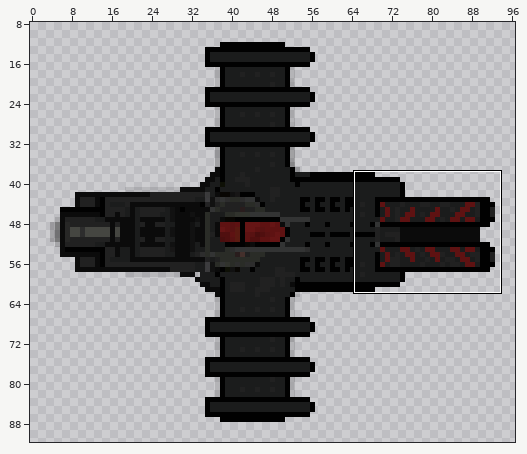
Two versions of one sprite sheet, images/R_RX_2.png. Above, an overview of the earlier version with the close-up marked.
Close-up. The starting point:
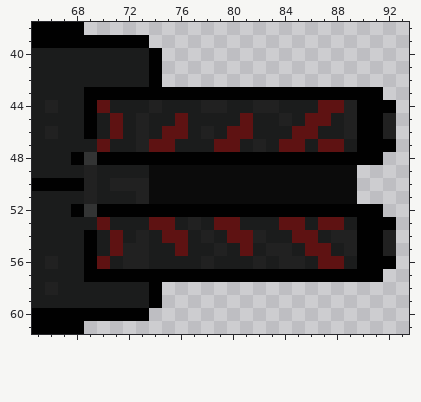
The file is 100x100 pixels. Pixels under 10% opacity are left out. Colours within 5 levels of each other are drawn and written as one. Shown: x 65..93, y 38..61. The wide view leaves out empty margins.
After:
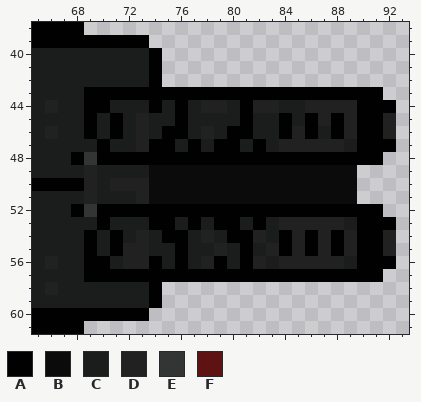
Palette (. is transparent): A #010101  B #0b0b0b  C #1b1c1c  D #212121  E #333434  F #5e1212
The exact change:
y 44: x 70 F -> A; x 74 D -> A; x 76 C -> A; x 81 C -> A; x 86..88 CFF -> DDD
y 45: x 71 F -> A; x 76 F -> A; x 81 F -> A; x 84 D -> A; x 86..88 FFC -> ADA
y 46: x 71 F -> A; x 75..76 FF -> AA; x 80..81 FF -> AA; x 84..86 CFF -> ADA; x 88 C -> A
y 47: x 70 F -> A; x 74..75 FF -> AA; x 77 C -> A; x 79..80 FF -> AA; x 82 D -> A; x 84..88 FFCFF -> DDDDD
y 53: x 70 F -> A; x 74..75 FF -> AA; x 77 D -> A; x 79..80 FF -> AA; x 82 C -> A; x 84..88 FFCFF -> DDDDD
y 54: x 71 F -> A; x 75..76 FF -> AA; x 80..81 FF -> AA; x 84..88 CFFCD -> ADADA
y 55: x 71 F -> A; x 76 F -> A; x 81 F -> A; x 84..88 DCFFC -> ADADA
y 56: x 70 F -> A; x 74 C -> A; x 76 C -> A; x 79 C -> A; x 81 C -> A; x 86..88 CFF -> DDD
